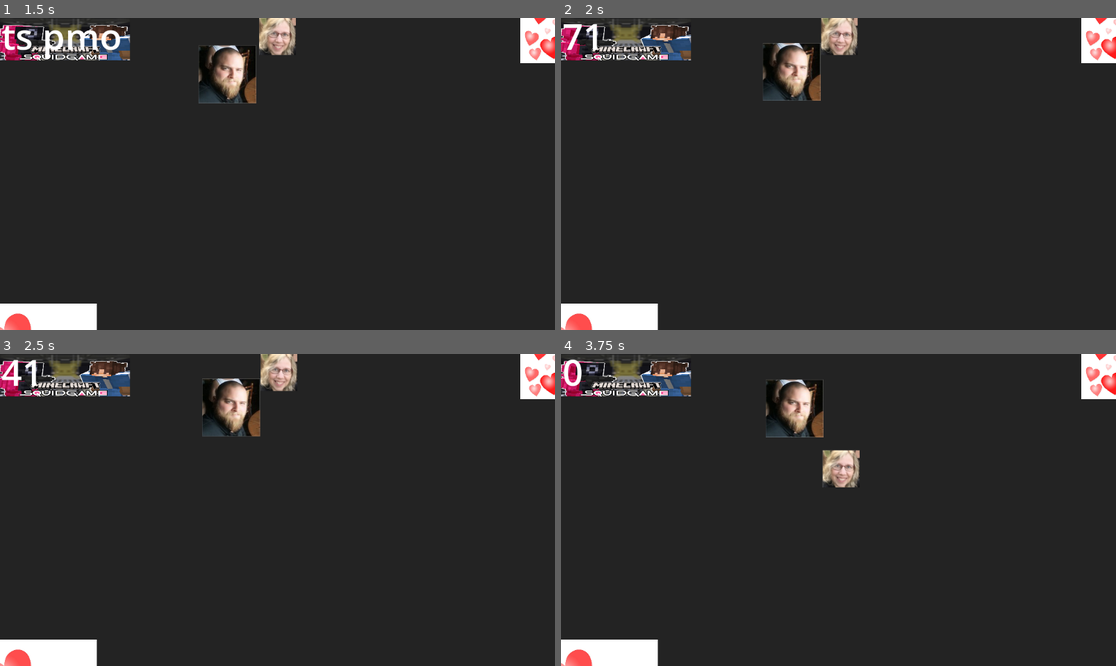
Above: before the commit, frames 1-4 (two rows, left to right).
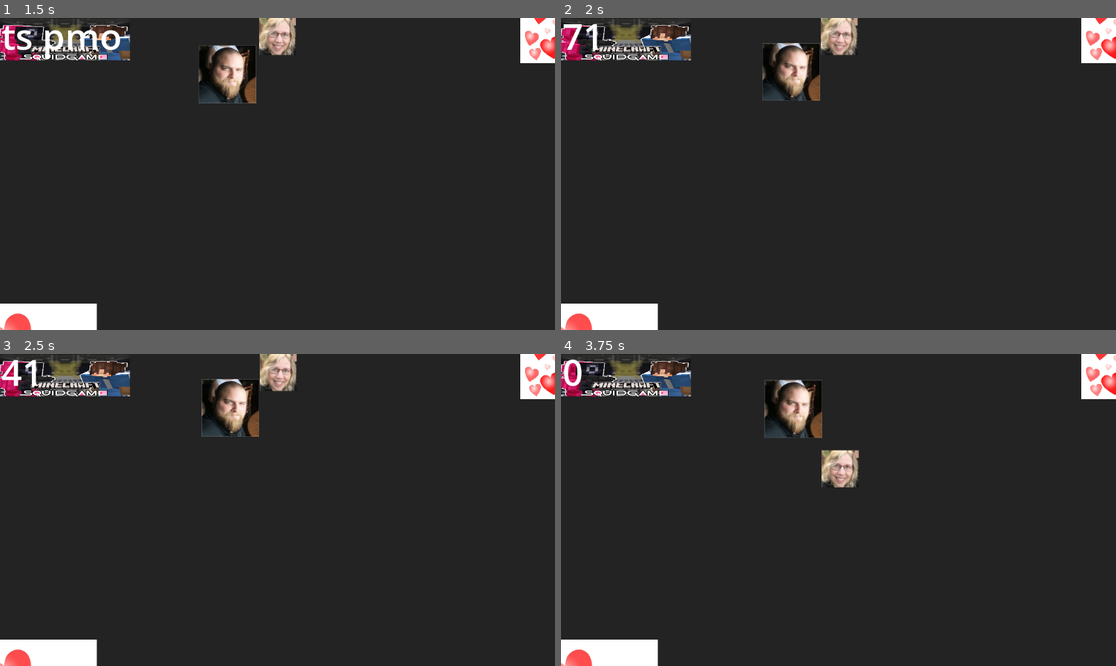
Above: after the commit, the same moments.

Repository: z3roco01/2025-skills-game
Game: Godot game, scene res://scenes/main.tscn
Same seed, same stepped clock (60 frames per second), same inputs: the game is played once before the commit and once after it.
Inputs (mouse positions are in pixels of both pictures, inside the frame that each line leads up to):
- Up to frame 1 (1.5 s): move the mouse to (249, 236) at 0.52 s; hold W (up) from 0.53 s (still down); tap Shift (dash) at 0.6, 1.35 s; click (249, 236) at 0.67 s; move the mouse to (444, 220) at 1.27 s
- Up to frame 2 (2 s): keep holding W (up)
- Up to frame 3 (2.5 s): move the mouse to (111, 463) at 2.02 s; release W (up) at 2.03 s; hold A (left) from 2.03 s (still down); tap Shift (dash) at 2.1 s
- Up to frame 4 (3.75 s): move the mouse to (866, 510) at 2.77 s; tap Shift (dash) at 2.85, 3.6 s; click (866, 510) at 2.92 s; move the mouse to (755, 432) at 3.52 s; release A (left) at 3.53 s; hold S (back) from 3.53 s (still down)

Frame 1 is identical in both runs. In frame 2, 0.2% of the frame differs, in the area x 36-54%, y 0-27%; in frame 3, 0.4%; in frame 4, 0.8%, in the area x 36-54%, y 8-43%.

Commit message:
enemy damaging
aaaaa

Diff:
--- a/scenes/testworld.tscn
+++ b/scenes/testworld.tscn
@@ -98,3 +98,5 @@
 
 [node name="RigidBody2D" parent="." instance=ExtResource("5_d0su0")]
 position = Vector2(-420, -144)
+freeze = true
+freeze_mode = 1
--- a/scripts/enemy.gd
+++ b/scripts/enemy.gd
@@ -1,4 +1,7 @@
 extends RigidBody2D
+
+const startHealth = 100
+var currentHealth = startHealth
 
 @export var SPEED = 4
 var vel = Vector2.ZERO
@@ -11,3 +14,14 @@
 
 	if(collision and collision.get_collider() == player):
 		player.decrementHealth(1)
+
+func decrementHealth(amount: int):
+	# check for death
+	if(currentHealth - amount > 0):
+		currentHealth -= amount
+	else:
+		currentHealth = 0
+		# TODO death stuff
+
+	# update health :)
+	# TODO make health label
